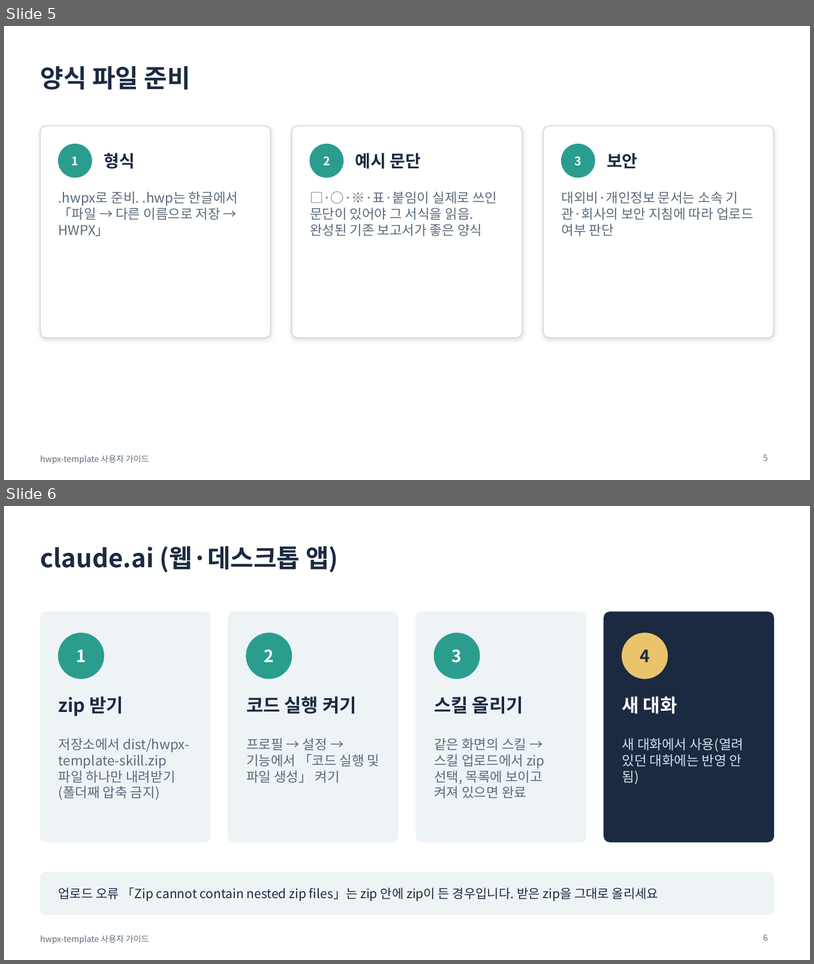
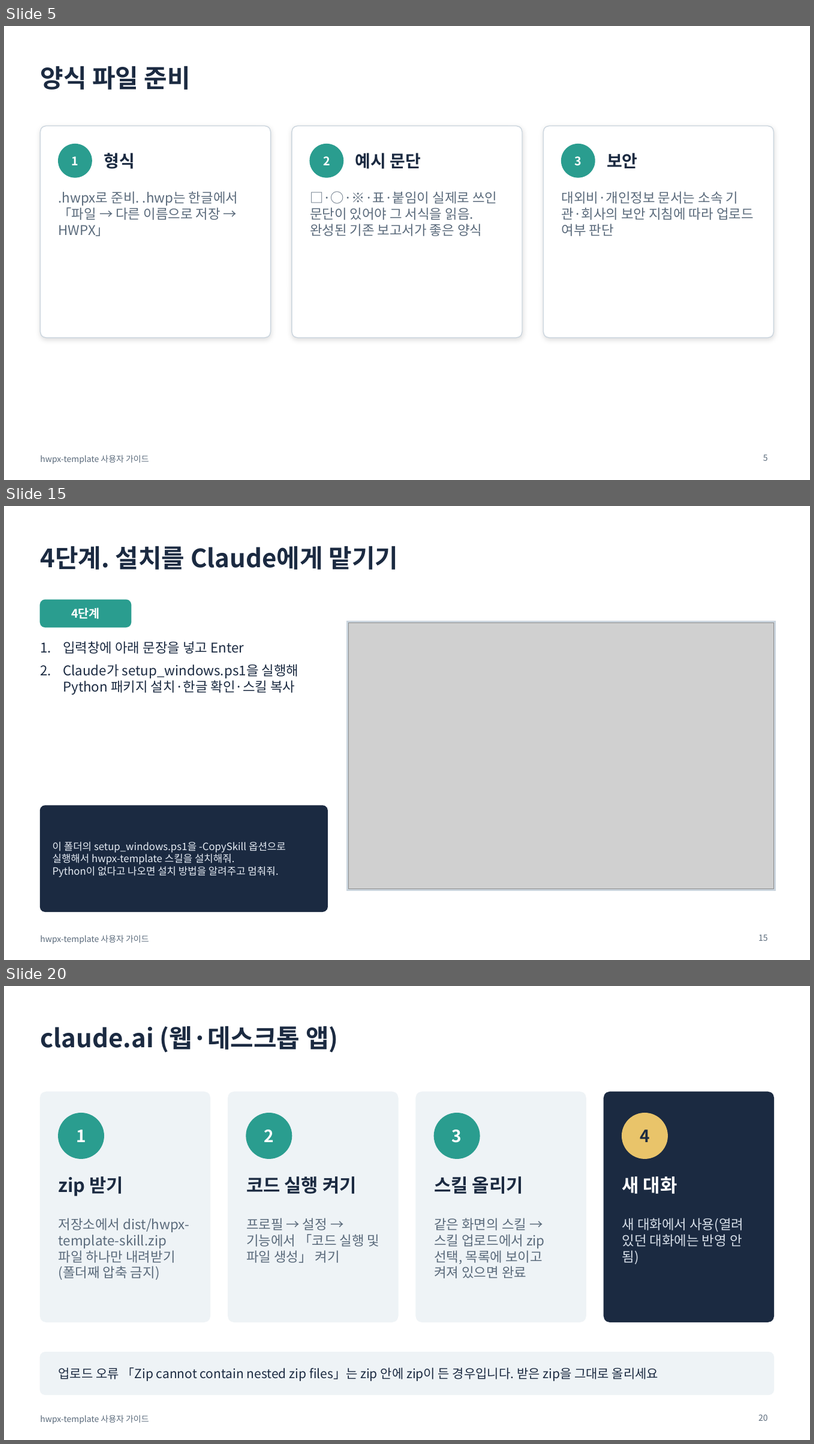
Before and after one commit to emilyJ7/hwpx-template-public, a slide deck: docs/사용자가이드.pptx. Shown one above the other, each under a label of ours: slides 5 and 6 before the commit, slides 5, 15 and 20 after it; the slides between them are not shown. The pictures are 814x964 and 814x1444 pixels, drawn with LibreOffice and Linux fonts; fonts in the diff are those of the drawing; grey boxes stand for pictures. Boxes give left, top, right and bottom in pixels: in the first picture for what was removed or moved away, otherwise in the second. Text is boxed around its words. In the diff, an @@ line names an element or a change of style, - is before the commit and + after.

```diff
--- a/docs/사용자가이드.pptx
+++ b/docs/사용자가이드.pptx
@@ slide 15 added at [4, 506, 810, 960], background #FFFFFF; not listed: 1 template element that a slide beside it also shows @@
@@ title added at [40, 546, 399, 570], 30 pt, text #1B2A41, bold @@
+4단계. 설치를 Claude에게 맡기기
@@ rounded rectangle added at [40, 600, 131, 627], fill #2A9D8F, outline #2A9D8F 1 pt @@
@@ text added at [71, 607, 100, 619], 14 pt, text #FFFFFF, bold @@
+4단계
@@ rectangle added at [347, 621, 776, 891], fill #CBD5DE, outline #CBD5DE 1 pt @@
@@ picture added at [349, 623, 774, 889] @@
@@ text added at [63, 641, 299, 694], 16 pt, text #1B2A41 @@
+1. 입력창에 아래 문장을 넣고 Enter
+2. Claude가 setup_windows.ps1을 실행해 Python 패키지 설치·한글 확인·스킬 복사
@@ rounded rectangle added at [40, 805, 327, 912], fill #1B2A41, outline #1B2A41 1 pt @@
@@ text added at [53, 841, 286, 877], 12 pt, text #E6ECF4 @@
+이 폴더의 setup_windows.ps1을 -CopySkill 옵션으로 실행해서 hwpx-template 스킬을 설치해줘.
+Python이 없다고 나오면 설치 방법을 알려주고 멈춰줘.
@@ page number added at [759, 934, 768, 940], 10 pt, text #5B6B7C @@
+15
@@ what was slide 6 is now slide 20 @@
@@ page number at [759, 1414, 768, 1420]: text changed @@
-6
+20
```
Also in this commit, not shown: 3 slides changed, 19 other slides added, 23 other files.
